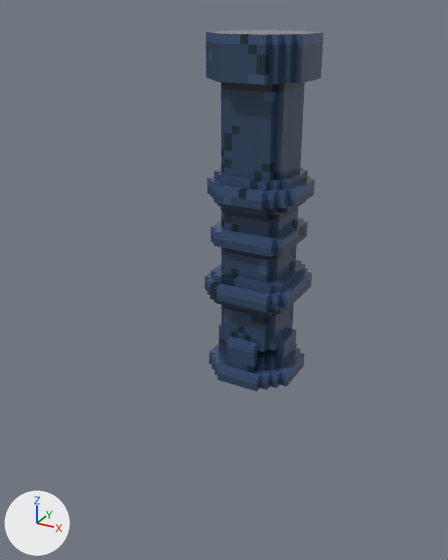
One commit to the FBX model Assets/Art/3D/dungeon_resources.fbx: the scene before it, then after it.
Both versions are drawn from a 50 mm lens placed at (-47.39, 25.8, 4.68), pointed at (-49.78, 30.14, 2.51). The axes (+X, +Y, +Z) are drawn at lower left. The lights are the same throughout. Where no turn or scale is listed for an object, it has been applied to the vertices.

The first picture shows 'cript_object_pilar'.
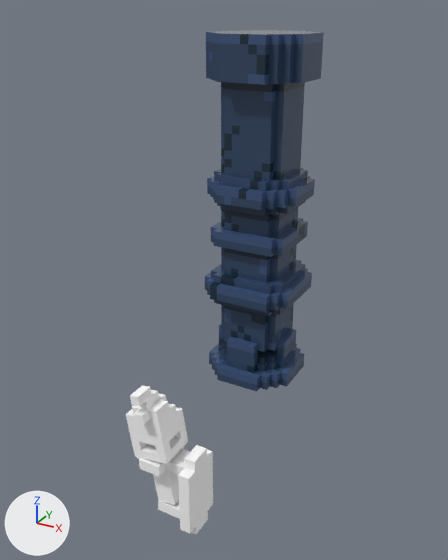
What differs and where, as boxes (x1, y1, x2, y2) in the pictures (448 x 560 px):
'cript_object_torch', added: after (128, 407, 213, 534)
'cript_object_torch_flame_02', added: after (126, 391, 178, 446)
'cript_object_torch_flame_01', added: after (136, 386, 174, 409)

The change, as a list of edits to the scene's bpy script:
```text
Add mat_palette_026:
    mat_palette_026 = principled_material('palette.026')
    mat_palette_026.base_color = (1.0, 1.0, 1.0)  # white #ffffff
    mat_palette_026.roughness = 1.0
Add mat_palette_028:
    mat_palette_028 = principled_material('palette.028')
    mat_palette_028.base_color = (1.0, 1.0, 1.0)  # white #ffffff
    mat_palette_028.roughness = 1.0
Add mat_palette_025:
    mat_palette_025 = principled_material('palette.025')
    mat_palette_025.base_color = (1.0, 1.0, 1.0)  # white #ffffff
    mat_palette_025.roughness = 1.0
Add me_mesh_007:
    me_mesh_007.from_pydata(...)  # 86 vertices, 170 faces; spans x -0.629..-0.266, y -0.257..0.083, z 0.391..1.005
    me_mesh_007.materials.append(mat_palette_026)  # its picture is missing
Add me_mesh_008:
    me_mesh_008.from_pydata(...)  # 202 vertices, 416 faces; spans x -0.616..0.0, y -0.195..0.205, z -0.396..0.683
    me_mesh_008.materials.append(mat_palette_028)  # its picture is missing
Add me_mesh_006:
    me_mesh_006.from_pydata(...)  # 77 vertices, 150 faces; spans x -0.558..-0.266, y -0.172..0.083, z 0.307..1.005
    me_mesh_006.materials.append(mat_palette_025)  # its picture is missing
Add ob_cript_object_torch_flame_02:
    ob_cript_object_torch_flame_02 = bpy.data.objects.new('cript_object_torch_flame_02', me_mesh_007)
    ob_cript_object_torch_flame_02.location = (-49.598, 29.394, 0.811)
Add ob_cript_object_torch:
    ob_cript_object_torch = bpy.data.objects.new('cript_object_torch', me_mesh_008)
    ob_cript_object_torch.location = (-49.598, 29.394, 0.811)
Add ob_cript_object_torch_flame_01:
    ob_cript_object_torch_flame_01 = bpy.data.objects.new('cript_object_torch_flame_01', me_mesh_006)
    ob_cript_object_torch_flame_01.location = (-49.598, 29.394, 0.811)
```
